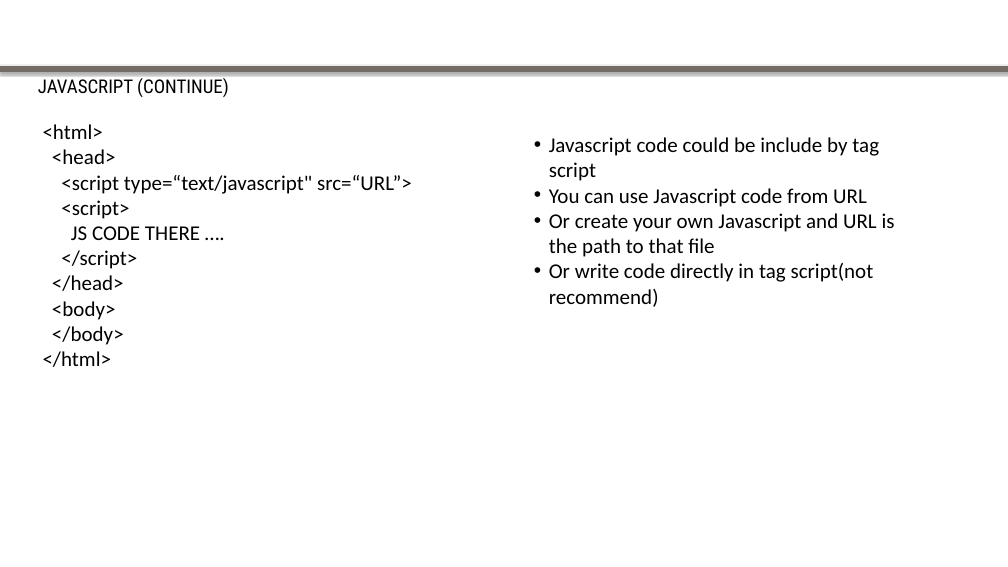
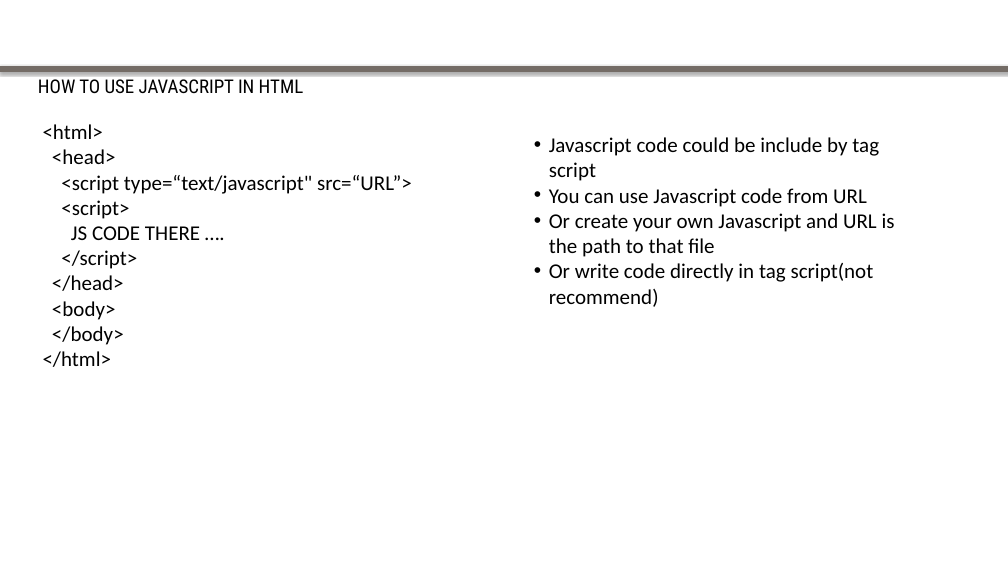
Before and after one commit to goldironhack/2017-Purdue-IronHack-Tutorials, a slide deck: slide 4 of session2/Javascript & jQuery.pptx. Drawn at 1008x567 pixels with LibreOffice and Linux fonts; fonts in the diff are those of the drawing; background and template pictures are left out. Boxes give left, top, right and bottom in pixels: in the first picture for what was removed or moved away, otherwise in the second. Text is boxed around its words. In the diff, an @@ line names an element or a change of style, - is before the commit and + after.

```diff
--- a/session2/Javascript & jQuery.pptx
+++ b/session2/Javascript & jQuery.pptx
@@ text at bbox=[38, 75, 304, 94]: text changed @@
-JAVASCRIPT (CONTINUE)
+HOW TO USE JAVASCRIPT IN HTML
```
Also in this commit, not shown: 8 other slides changed.
